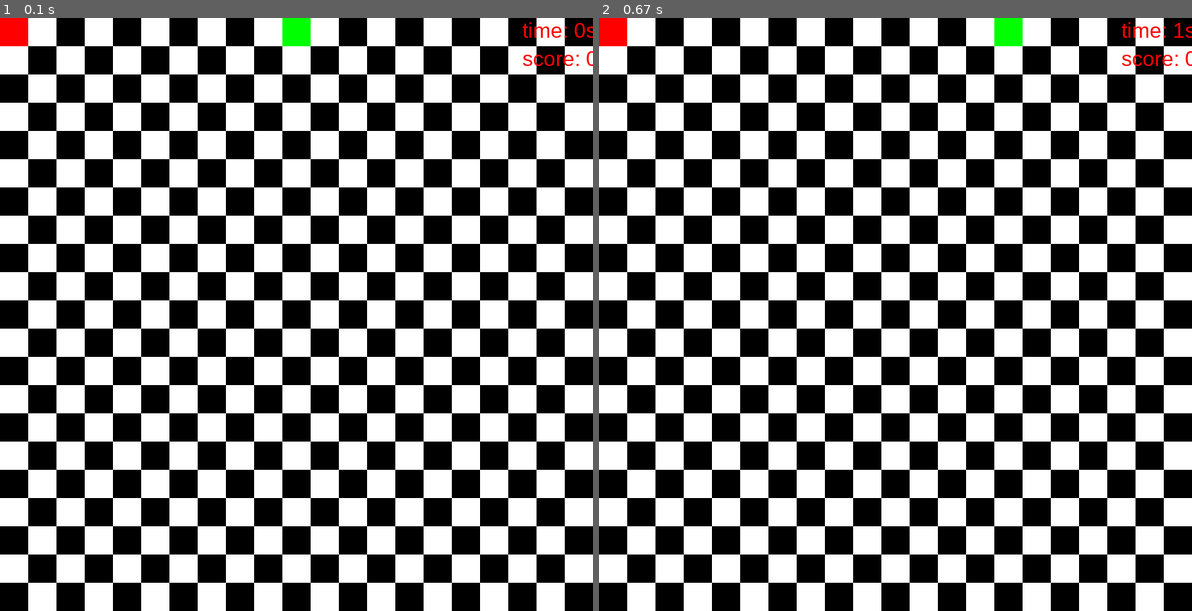
Above: before the commit, frames 1-2 (left to right).
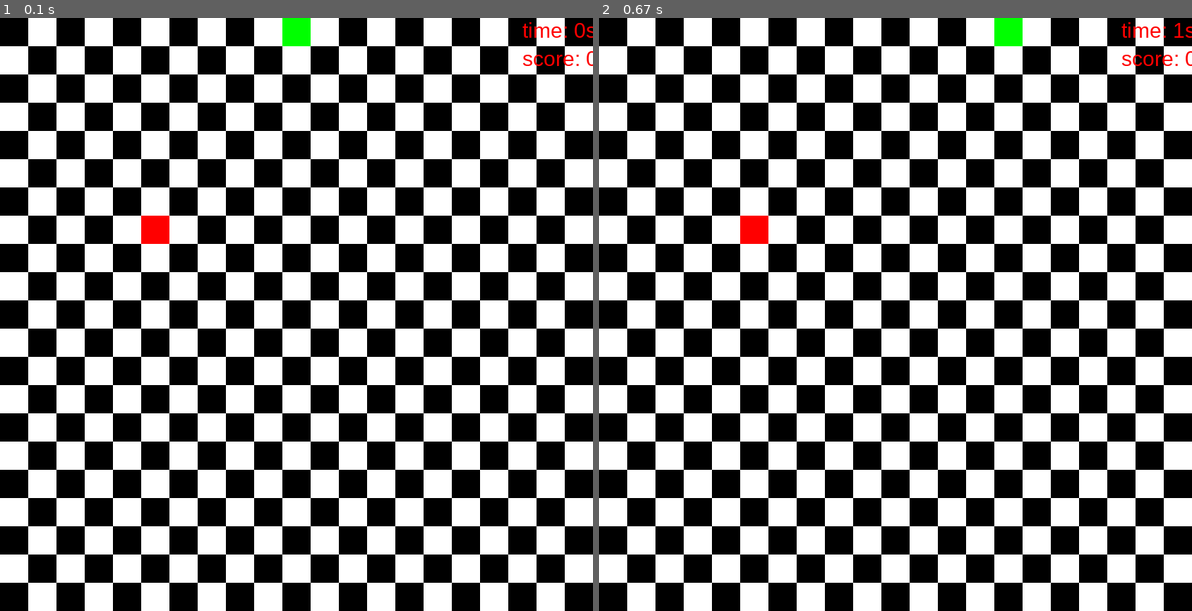
Above: after the commit, the same moments.

Repository: RynTurtle/pygame-games
Game: pygame game, started from snake/main.py
Same seed, same stepped clock (60 frames per second), same inputs: the game is played once before the commit and once after it.
Inputs:
- Up to frame 1 (0.1 s): no input
- Up to frame 2 (0.67 s): hold Right from 0.33 s (still down)

The runs differ from the first frame. In frame 1, 0.5% of the frame differs, in the area x 0-29%, y 0-39%; in frame 2, 0.5%.

Commit message:
randomises apple on first spawn

Diff:
--- a/snake/main.py
+++ b/snake/main.py
@@ -67,12 +67,18 @@
         self.apple_x = 0
         self.apple_y = 0
         self.apples_eaten = 0
+        self.random_apple()
+
+
+    def random_apple(self):
+        self.apple_x = random.randrange(0,pixel_grid_max_x) * pixel_size
+        self.apple_y = random.randrange(0,pixel_grid_max_y) * pixel_size
+
 
     def eat(self):
         # add +1 to counter and randomise the next apple position
         self.apples_eaten += 1
-        self.apple_x = random.randrange(0,pixel_grid_max_x) * pixel_size
-        self.apple_y = random.randrange(0,pixel_grid_max_y) * pixel_size
+        self.random_apple()
 
     def eaten(self):
         return self.apples_eaten
